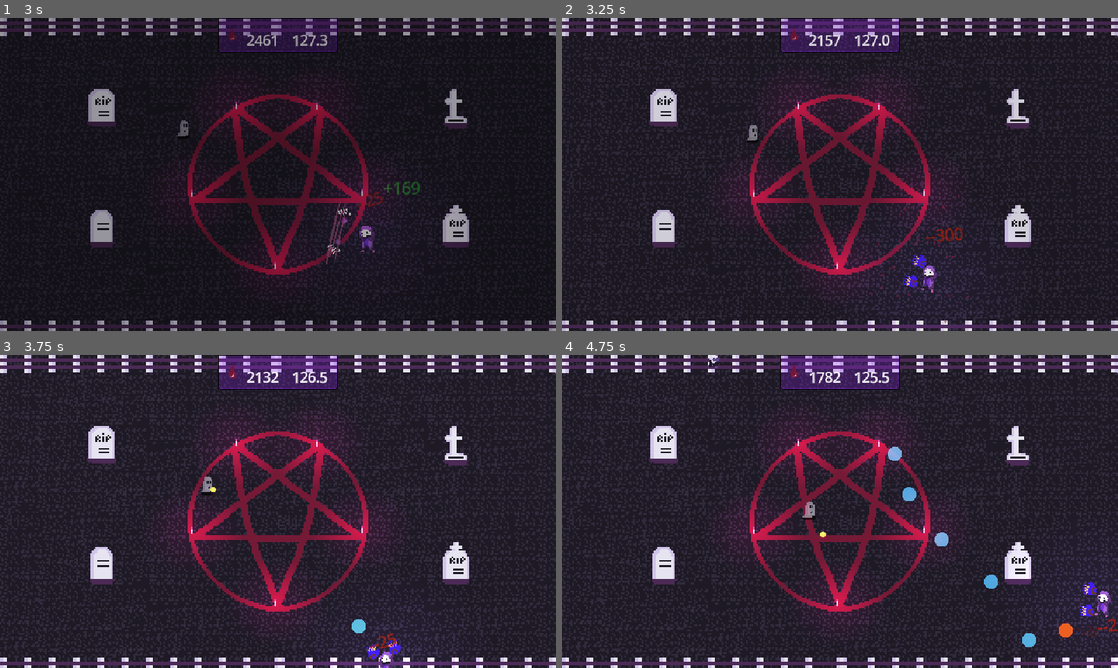
Above: before the commit, frames 1-4 (two rows, left to right).
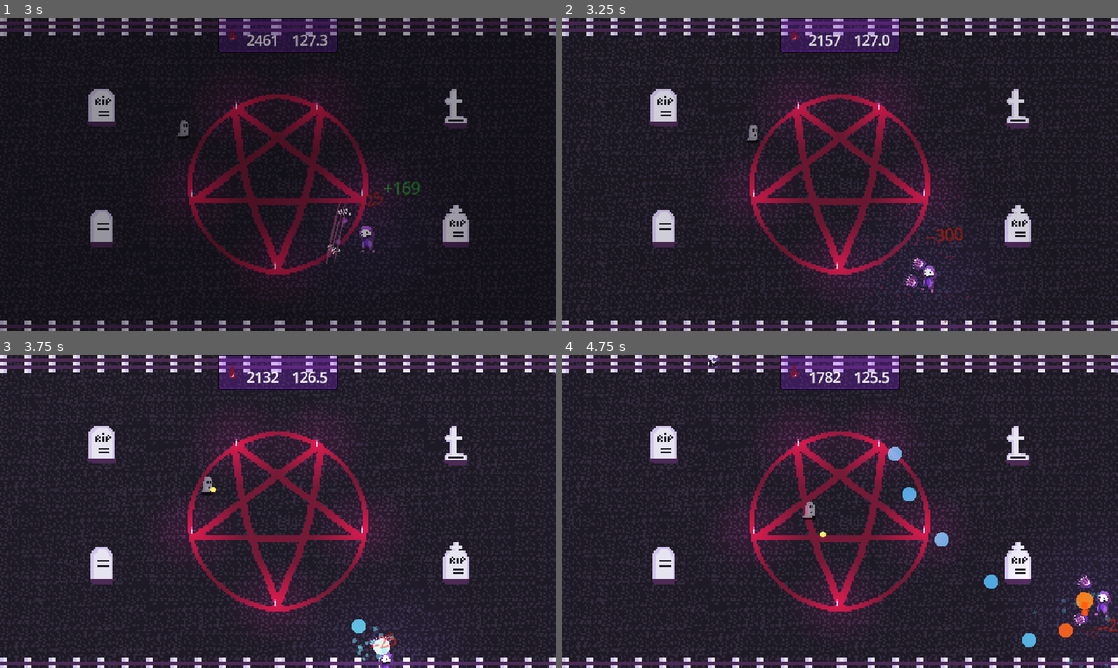
Above: after the commit, the same moments.

Repository: Diego-G-Sanchez/necro-bullet-hell
Game: Godot game, scene res://ui/start_screen.tscn
Two runs of this game, one before a commit and one after it. Both use one fixed random seed, a clock stepped at 60 frames per second and the inputs below.
Inputs (mouse positions are in pixels of both pictures, inside the frame that each line leads up to):
- Up to frame 1 (3 s): click "Play" at 0.5 s; click "Play" at 1.25 s; move the mouse to (400, 158) at 2.02 s; press the mouse at (400, 158) at 2.03 s; hold D (move_right) 2.03-2.78 s; right-click (400, 158) at 2.3 s; move the mouse to (166, 190) at 2.77 s; release the mouse at (166, 190) at 2.78 s; hold S (move_down) from 2.78 s (still down); right-click (166, 190) at 2.85 s
- Up to frame 2 (3.25 s): keep holding S (move_down); tap 3 (go_mage) at 3.05 s
- Up to frame 3 (3.75 s): move the mouse to (333, 442) at 3.52 s; release S (move_down) at 3.53 s; press the mouse at (333, 442) at 3.53 s; hold D (move_right) from 3.53 s (still down); tap 3 (go_mage) at 3.6 s
- Up to frame 4 (4.75 s): move the mouse to (812, 574) at 4.27 s; release D (move_right) at 4.28 s; release the mouse at (812, 574) at 4.28 s; hold W (move_up) from 4.28 s (still down); click (812, 574) at 4.35 s; right-click (812, 574) at 4.55 s

Frame 1 is identical in both runs. In frame 2, 0.2% of the frame differs, in the area x 61-66%, y 75-87%; in frame 3, 0.4%; in frame 4, 0.5%, in the area x 84-99%, y 70-100%.

Commit message:
mage changes

Diff:
--- a/enemies/thiccums/thiccums.tscn
+++ b/enemies/thiccums/thiccums.tscn
@@ -245,8 +245,8 @@
 autoplay = &"walk"
 
 [node name="PointLight2D" type="PointLight2D" parent="." unique_id=883063746]
-position = Vector2(35.66879, 36.942677)
-scale = Vector2(0.95187294, 0.8663917)
+position = Vector2(38.21656, 21.019106)
+scale = Vector2(1.0218332, 1.0111891)
 color = Color(0.7782422, 0.051242888, 0.40447178, 1)
 energy = 1.15
 texture = SubResource("GradientTexture2D_light")
--- a/scenes/hand_rig.gd
+++ b/scenes/hand_rig.gd
@@ -77,7 +77,7 @@
 	player.sm.change_score(-player.sm.config.mage_swap_cost, global_position)
 	player.hand_state = player.Hands.Mage
 	$HandL.texture = preload("res://assets/hand_l_mage.png")
-	$HandR.texture = preload("res://assets/hand_l_mage.png")
+	$HandR.texture = preload("res://assets/hand_r_mage.png")
 
 func wolf_slash():
 	if player.wolf_claw_cd <= 0.0:
@@ -112,6 +112,7 @@
 
 func mage_frost():
 	if player.mage_frost_cd <= 0.0:
+		$AnimationPlayer.play("mage_frost_cast")
 		shoot(bulletFrost)
 		player.sm.change_score(-player.sm.config.frost_cost, global_position)
 		player.mage_frost_cd = player.sm.config.mage_frost_cd
@@ -119,9 +120,16 @@
 func mage_fire_bomb():
 
 	if player.mage_fireball_cd <= 0.0:
+		$AnimationPlayer.play("mage_fireball_cast")
 		shoot(bulletFireball)
 		player.sm.change_score(-player.sm.config.fire_ball_cost, global_position)
 		player.mage_fireball_cd = player.sm.config.mage_fireball_cd
+
+func _emit_frost_shards() -> void:
+	$FrostShards.restart()
+
+func _emit_fire_embers() -> void:
+	$FireEmbers.restart()
 
 
 func shoot(bullet: PackedScene):
--- a/scenes/player.tscn
+++ b/scenes/player.tscn
@@ -9,11 +9,12 @@
 [ext_resource type="PackedScene" uid="uid://cq8hn0s5svofn" path="res://components/health/health.tscn" id="6_fjrip"]
 [ext_resource type="Script" uid="uid://dyifetepnbpij" path="res://components/hitbox/hit_box.gd" id="7_fjrip"]
 [ext_resource type="Texture2D" uid="uid://dtgcdja021h2y" path="res://assets/slash.png" id="7_jej6c"]
-[ext_resource type="Texture2D" uid="uid://errc7u2wx0ft" path="res://assets/circle1.png" id="9_ur7pv"]
+[ext_resource type="Texture2D" uid="uid://xe62rnbx6c6k" path="res://assets/circle1.png" id="9_ur7pv"]
 [ext_resource type="Script" uid="uid://b7ucvftwk60fe" path="res://scenes/parry.gd" id="9_y4r1p"]
 [ext_resource type="PackedScene" uid="uid://4u3bg2cj51nf" path="res://components/arena_bounds/arena_bounds.tscn" id="10_arena"]
 [ext_resource type="Script" uid="uid://byxkna3h1crpg" path="res://scenes/dash.gd" id="10_dash"]
 [ext_resource type="AudioStream" uid="uid://bluojk5edengb" path="res://sounds/sfx/walk.wav" id="14_f1ej7"]
+[ext_resource type="Texture2D" uid="uid://cdo6x5whtwnq4" path="res://assets/pixel.png" id="15_pixel"]
 
 [sub_resource type="AtlasTexture" id="AtlasTexture_f0"]
 atlas = ExtResource("2_necro")
@@ -156,6 +157,282 @@
 "update": 0,
 "values": [Vector2(1, 1)]
 }
+tracks/6/type = "value"
+tracks/6/imported = false
+tracks/6/enabled = true
+tracks/6/path = NodePath("FrostOrb:self_modulate")
+tracks/6/interp = 1
+tracks/6/loop_wrap = true
+tracks/6/keys = {
+"times": PackedFloat32Array(0),
+"transitions": PackedFloat32Array(1),
+"update": 0,
+"values": [Color(0.35, 0.75, 1, 0)]
+}
+tracks/7/type = "value"
+tracks/7/imported = false
+tracks/7/enabled = true
+tracks/7/path = NodePath("FrostOrb:scale")
+tracks/7/interp = 1
+tracks/7/loop_wrap = true
+tracks/7/keys = {
+"times": PackedFloat32Array(0),
+"transitions": PackedFloat32Array(1),
+"update": 0,
+"values": [Vector2(0.1, 0.1)]
+}
+tracks/8/type = "value"
+tracks/8/imported = false
+tracks/8/enabled = true
+tracks/8/path = NodePath("FireOrb:self_modulate")
+tracks/8/interp = 1
+tracks/8/loop_wrap = true
+tracks/8/keys = {
+"times": PackedFloat32Array(0),
+"transitions": PackedFloat32Array(1),
+"update": 0,
+"values": [Color(1, 0.35, 0.08, 0)]
+}
+tracks/9/type = "value"
+tracks/9/imported = false
+tracks/9/enabled = true
+tracks/9/path = NodePath("FireOrb:scale")
+tracks/9/interp = 1
+tracks/9/loop_wrap = true
+tracks/9/keys = {
+"times": PackedFloat32Array(0),
+"transitions": PackedFloat32Array(1),
+"update": 0,
+"values": [Vector2(0.1, 0.1)]
+}
+
+[sub_resource type="Animation" id="Animation_firecast"]
+resource_name = "mage_fireball_cast"
+length = 0.44
+tracks/0/type = "value"
+tracks/0/imported = false
+tracks/0/enabled = true
+tracks/0/path = NodePath("HandL:position")
+tracks/0/interp = 1
+tracks/0/loop_wrap = true
+tracks/0/keys = {
+"times": PackedFloat32Array(0, 0.06, 0.14, 0.22, 0.3, 0.44),
+"transitions": PackedFloat32Array(0.5, 1, 1, 0.5, -2, 1),
+"update": 0,
+"values": [Vector2(0, -25), Vector2(-10, -34), Vector2(6, -46), Vector2(30, -18), Vector2(46, 4), Vector2(0, -25)]
+}
+tracks/1/type = "value"
+tracks/1/imported = false
+tracks/1/enabled = true
+tracks/1/path = NodePath("HandR:position")
+tracks/1/interp = 1
+tracks/1/loop_wrap = true
+tracks/1/keys = {
+"times": PackedFloat32Array(0, 0.06, 0.14, 0.22, 0.3, 0.44),
+"transitions": PackedFloat32Array(0.5, 1, 1, 0.5, -2, 1),
+"update": 0,
+"values": [Vector2(0, 25), Vector2(-10, 34), Vector2(6, 46), Vector2(30, 18), Vector2(46, -4), Vector2(0, 25)]
+}
+tracks/2/type = "value"
+tracks/2/imported = false
+tracks/2/enabled = true
+tracks/2/path = NodePath("HandL:rotation")
+tracks/2/interp = 1
+tracks/2/loop_wrap = true
+tracks/2/keys = {
+"times": PackedFloat32Array(0, 0.06, 0.14, 0.22, 0.3, 0.44),
+"transitions": PackedFloat32Array(0.5, 1, 1, 0.5, -2, 1),
+"update": 0,
+"values": [0.0, -0.4, -1.1, 0.3, 1.0, 0.0]
+}
+tracks/3/type = "value"
+tracks/3/imported = false
+tracks/3/enabled = true
+tracks/3/path = NodePath("HandR:rotation")
+tracks/3/interp = 1
+tracks/3/loop_wrap = true
+tracks/3/keys = {
+"times": PackedFloat32Array(0, 0.06, 0.14, 0.22, 0.3, 0.44),
+"transitions": PackedFloat32Array(0.5, 1, 1, 0.5, -2, 1),
+"update": 0,
+"values": [0.0, 0.4, 1.1, -0.3, -1.0, 0.0]
+}
+tracks/4/type = "value"
+tracks/4/imported = false
+tracks/4/enabled = true
+tracks/4/path = NodePath("FireOrb:scale")
+tracks/4/interp = 1
+tracks/4/loop_wrap = true
+tracks/4/keys = {
+"times": PackedFloat32Array(0, 0.06, 0.1, 0.14, 0.22, 0.3, 0.44),
+"transitions": PackedFloat32Array(1, 1, 1, 1, 1, -2, 1),
+"update": 0,
+"values": [Vector2(0.1, 0.1), Vector2(0.6, 0.6), Vector2(0.4, 0.4), Vector2(1, 1), Vector2(1.6, 1.6), Vector2(2.8, 2.8), Vector2(0.1, 0.1)]
+}
+tracks/5/type = "value"
+tracks/5/imported = false
+tracks/5/enabled = true
+tracks/5/path = NodePath("FireOrb:self_modulate")
+tracks/5/interp = 1
+tracks/5/loop_wrap = true
+tracks/5/keys = {
+"times": PackedFloat32Array(0, 0.06, 0.14, 0.22, 0.3, 0.44),
+"transitions": PackedFloat32Array(1, 1, 1, 1, 0.5, 1),
+"update": 0,
+"values": [Color(1, 0.9, 0.3, 0), Color(1, 0.9, 0.3, 0.6), Color(1, 0.55, 0.1, 0.9), Color(1, 0.2, 0.05, 1), Color(1, 0.6, 0.1, 1), Color(1, 0.35, 0.08, 0)]
+}
+tracks/6/type = "method"
+tracks/6/imported = false
+tracks/6/enabled = true
+tracks/6/path = NodePath(".")
+tracks/6/interp = 1
+tracks/6/loop_wrap = true
+tracks/6/keys = {
+"times": PackedFloat32Array(0.1),
+"transitions": PackedFloat32Array(1),
+"values": [{
+"args": [],
+"method": &"_emit_fire_embers"
+}]
+}
+tracks/7/type = "value"
+tracks/7/imported = false
+tracks/7/enabled = true
+tracks/7/path = NodePath("SlashSprite:self_modulate")
+tracks/7/interp = 1
+tracks/7/loop_wrap = true
+tracks/7/keys = {
+"times": PackedFloat32Array(0),
+"transitions": PackedFloat32Array(1),
+"update": 0,
+"values": [Color(1, 1, 1, 0)]
+}
+tracks/8/type = "value"
+tracks/8/imported = false
+tracks/8/enabled = true
+tracks/8/path = NodePath("FrostOrb:self_modulate")
+tracks/8/interp = 1
+tracks/8/loop_wrap = true
+tracks/8/keys = {
+"times": PackedFloat32Array(0),
+"transitions": PackedFloat32Array(1),
+"update": 0,
+"values": [Color(0.35, 0.75, 1, 0)]
+}
+
+[sub_resource type="Animation" id="Animation_frostcast"]
+resource_name = "mage_frost_cast"
+length = 0.34
+tracks/0/type = "value"
+tracks/0/imported = false
+tracks/0/enabled = true
+tracks/0/path = NodePath("HandL:position")
+tracks/0/interp = 1
+tracks/0/loop_wrap = true
+tracks/0/keys = {
+"times": PackedFloat32Array(0, 0.08, 0.18, 0.22, 0.34),
+"transitions": PackedFloat32Array(1, 1, 1, 0.5, 1),
+"update": 0,
+"values": [Vector2(0, -25), Vector2(14, -12), Vector2(18, -6), Vector2(-6, -28), Vector2(0, -25)]
+}
+tracks/1/type = "value"
+tracks/1/imported = false
+tracks/1/enabled = true
+tracks/1/path = NodePath("HandR:position")
+tracks/1/interp = 1
+tracks/1/loop_wrap = true
+tracks/1/keys = {
+"times": PackedFloat32Array(0, 0.08, 0.18, 0.22, 0.34),
+"transitions": PackedFloat32Array(1, 1, 1, 0.5, 1),
+"update": 0,
+"values": [Vector2(0, 25), Vector2(14, 12), Vector2(18, 6), Vector2(-6, 28), Vector2(0, 25)]
+}
+tracks/2/type = "value"
+tracks/2/imported = false
+tracks/2/enabled = true
+tracks/2/path = NodePath("HandL:rotation")
+tracks/2/interp = 1
+tracks/2/loop_wrap = true
+tracks/2/keys = {
+"times": PackedFloat32Array(0, 0.08, 0.18, 0.22, 0.34),
+"transitions": PackedFloat32Array(1, 1, 1, 0.5, 1),
+"update": 0,
+"values": [0.0, -0.3, -0.45, 0.15, 0.0]
+}
+tracks/3/type = "value"
+tracks/3/imported = false
+tracks/3/enabled = true
+tracks/3/path = NodePath("HandR:rotation")
+tracks/3/interp = 1
+tracks/3/loop_wrap = true
+tracks/3/keys = {
+"times": PackedFloat32Array(0, 0.08, 0.18, 0.22, 0.34),
+"transitions": PackedFloat32Array(1, 1, 1, 0.5, 1),
+"update": 0,
+"values": [0.0, 0.3, 0.45, -0.15, 0.0]
+}
+tracks/4/type = "value"
+tracks/4/imported = false
+tracks/4/enabled = true
+tracks/4/path = NodePath("FrostOrb:scale")
+tracks/4/interp = 1
+tracks/4/loop_wrap = true
+tracks/4/keys = {
+"times": PackedFloat32Array(0, 0.08, 0.14, 0.18, 0.2, 0.34),
+"transitions": PackedFloat32Array(1, 1, 1, 1, -2, 1),
+"update": 0,
+"values": [Vector2(0.1, 0.1), Vector2(0.5, 0.5), Vector2(0.9, 0.9), Vector2(1.3, 1.3), Vector2(2.4, 2.4), Vector2(0.1, 0.1)]
+}
+tracks/5/type = "value"
+tracks/5/imported = false
+tracks/5/enabled = true
+tracks/5/path = NodePath("FrostOrb:self_modulate")
+tracks/5/interp = 1
+tracks/5/loop_wrap = true
+tracks/5/keys = {
+"times": PackedFloat32Array(0, 0.08, 0.14, 0.18, 0.2, 0.34),
+"transitions": PackedFloat32Array(1, 1, 1, 1, 1, 1),
+"update": 0,
+"values": [Color(0.35, 0.75, 1, 0), Color(0.35, 0.75, 1, 0.6), Color(0.55, 0.9, 1, 0.85), Color(0.8, 0.97, 1, 1), Color(0.8, 0.97, 1, 0.4), Color(0.35, 0.75, 1, 0)]
+}
+tracks/6/type = "method"
+tracks/6/imported = false
+tracks/6/enabled = true
+tracks/6/path = NodePath(".")
+tracks/6/interp = 1
+tracks/6/loop_wrap = true
+tracks/6/keys = {
+"times": PackedFloat32Array(0.1),
+"transitions": PackedFloat32Array(1),
+"values": [{
+"args": [],
+"method": &"_emit_frost_shards"
+}]
+}
+tracks/7/type = "value"
+tracks/7/imported = false
+tracks/7/enabled = true
+tracks/7/path = NodePath("SlashSprite:self_modulate")
+tracks/7/interp = 1
+tracks/7/loop_wrap = true
+tracks/7/keys = {
+"times": PackedFloat32Array(0),
+"transitions": PackedFloat32Array(1),
+"update": 0,
+"values": [Color(1, 1, 1, 0)]
+}
+tracks/8/type = "value"
+tracks/8/imported = false
+tracks/8/enabled = true
+tracks/8/path = NodePath("FireOrb:self_modulate")
+tracks/8/interp = 1
+tracks/8/loop_wrap = true
+tracks/8/keys = {
+"times": PackedFloat32Array(0),
+"transitions": PackedFloat32Array(1),
+"update": 0,
+"values": [Color(1, 0.35, 0.08, 0)]
+}
 
 [sub_resource type="Animation" id="Animation_ur7pv"]
 resource_name = "wolf_slash"
@@ -260,16 +537,77 @@
 "update": 0,
 "values": [Color(1, 1, 1, 0), Color(1, 1, 1, 0.15686275), Color(0.45490196, 0.101960786, 0.21176471, 1), Color(1, 1, 1, 0.021471083), Color(1, 1, 1, 0)]
 }
+tracks/6/type = "value"
+tracks/6/imported = false
+tracks/6/enabled = true
+tracks/6/path = NodePath("FrostOrb:self_modulate")
+tracks/6/interp = 1
+tracks/6/loop_wrap = true
+tracks/6/keys = {
+"times": PackedFloat32Array(0),
+"transitions": PackedFloat32Array(1),
+"update": 0,
+"values": [Color(0.35, 0.75, 1, 0)]
+}
+tracks/7/type = "value"
+tracks/7/imported = false
+tracks/7/enabled = true
+tracks/7/path = NodePath("FireOrb:self_modulate")
+tracks/7/interp = 1
+tracks/7/loop_wrap = true
+tracks/7/keys = {
+"times": PackedFloat32Array(0),
+"transitions": PackedFloat32Array(1),
+"update": 0,
+"values": [Color(1, 0.35, 0.08, 0)]
+}
 
 [sub_resource type="AnimationLibrary" id="AnimationLibrary_y4r1p"]
 _data = {
 &"RESET": SubResource("Animation_y4r1p"),
+&"mage_fireball_cast": SubResource("Animation_firecast"),
+&"mage_frost_cast": SubResource("Animation_frostcast"),
 &"wolf_slash": SubResource("Animation_ur7pv"),
 &"wolf_slash_2": SubResource("Animation_d2wvv")
 }
 
 [sub_resource type="CircleShape2D" id="CircleShape2D_smehm"]
 radius = 54.67
+
+[sub_resource type="Gradient" id="Gradient_frostshards"]
+offsets = PackedFloat32Array(0, 0, 1)
+colors = PackedColorArray(0.85, 0.97, 1, 1, 0.4, 0.8, 1, 0.6, 0.3, 0.7, 1, 0)
+
+[sub_resource type="GradientTexture1D" id="GradientTexture1D_frostshards"]
+gradient = SubResource("Gradient_frostshards")
+
+[sub_resource type="ParticleProcessMaterial" id="ParticleProcessMaterial_frostshards"]
+spread = 180.0
+initial_velocity_min = 60.0
+initial_velocity_max = 140.0
+gravity = Vector3(0, 0, 0)
+damping_min = 80.0
+damping_max = 120.0
+scale_min = 6.0
+scale_max = 12.0
+color_ramp = SubResource("GradientTexture1D_frostshards")
+
+[sub_resource type="Gradient" id="Gradient_fireembers"]
+offsets = PackedFloat32Array(0, 0, 1)
+colors = PackedColorArray(1, 0.85, 0.3, 1, 1, 0.3, 0.05, 0.6, 0.3, 0.05, 0.05, 0)
+
+[sub_resource type="GradientTexture1D" id="GradientTexture1D_fireembers"]
+gradient = SubResource("Gradient_fireembers")
+
+[sub_resource type="ParticleProcessMaterial" id="ParticleProcessMaterial_fireembers"]
+direction = Vector3(0, -1, 0)
+spread = 50.0
+initial_velocity_min = 40.0
+initial_velocity_max = 90.0
+gravity = Vector3(0, -20, 0)
+scale_min = 8.0
+scale_max = 16.0
+color_ramp = SubResource("GradientTexture1D_fireembers")
 
 [sub_resource type="CircleShape2D" id="CircleShape2D_hrxsu"]
 radius = 16.17
@@ -527,6 +865,39 @@
 rotation = 1.5803216
 texture = ExtResource("7_jej6c")
 
+[node name="FrostOrb" type="Sprite2D" parent="HandRig" unique_id=1434168944]
+self_modulate = Color(0.35, 0.75, 1, 0)
+position = Vector2(24, 0)
+scale = Vector2(0.1, 0.1)
+texture = ExtResource("9_ur7pv")
+
+[node name="FireOrb" type="Sprite2D" parent="HandRig" unique_id=248534516]
+self_modulate = Color(1, 0.35, 0.08, 0)
+position = Vector2(24, 0)
+scale = Vector2(0.1, 0.1)
+texture = ExtResource("9_ur7pv")
+
+[node name="FrostShards" type="GPUParticles2D" parent="HandRig" unique_id=487638717]
+position = Vector2(24, 0)
+scale = Vector2(5, 5)
+emitting = false
+amount = 14
+texture = ExtResource("15_pixel")
+lifetime = 0.35
+one_shot = true
+explosiveness = 1.0
+process_material = SubResource("ParticleProcessMaterial_frostshards")
+
+[node name="FireEmbers" type="GPUParticles2D" parent="HandRig" unique_id=175561583]
+position = Vector2(24, 0)
+emitting = false
+amount = 16
+texture = ExtResource("15_pixel")
+lifetime = 0.5
+one_shot = true
+explosiveness = 0.8
+process_material = SubResource("ParticleProcessMaterial_fireembers")
+
 [node name="Health" parent="." unique_id=889141822 instance=ExtResource("6_fjrip")]
 use_health = false
 
@@ -586,7 +957,6 @@
 stream = ExtResource("14_f1ej7")
 volume_db = -17.227
 pitch_scale = 0.65
-bus = &"SFX"
 
 [node name="PointLight2D" type="PointLight2D" parent="." unique_id=761150740]
 scale = Vector2(4.3200006, 3.7182505)
Binary file changed: assets/hand_l_mage.png
Binary file added: assets/hand_r_mage.png
